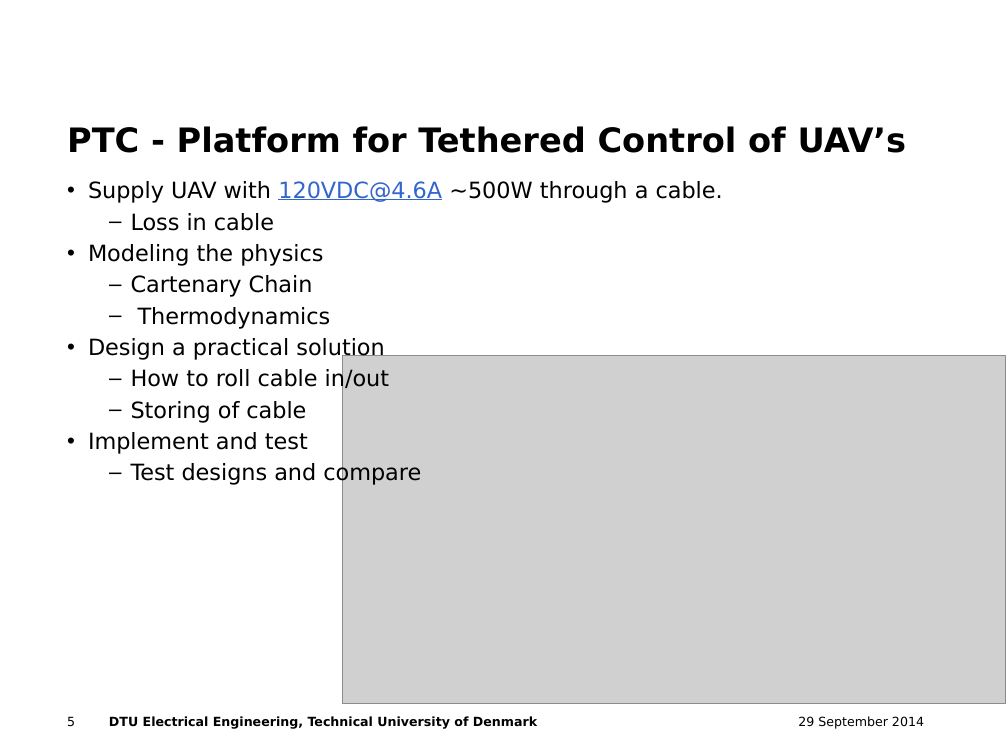
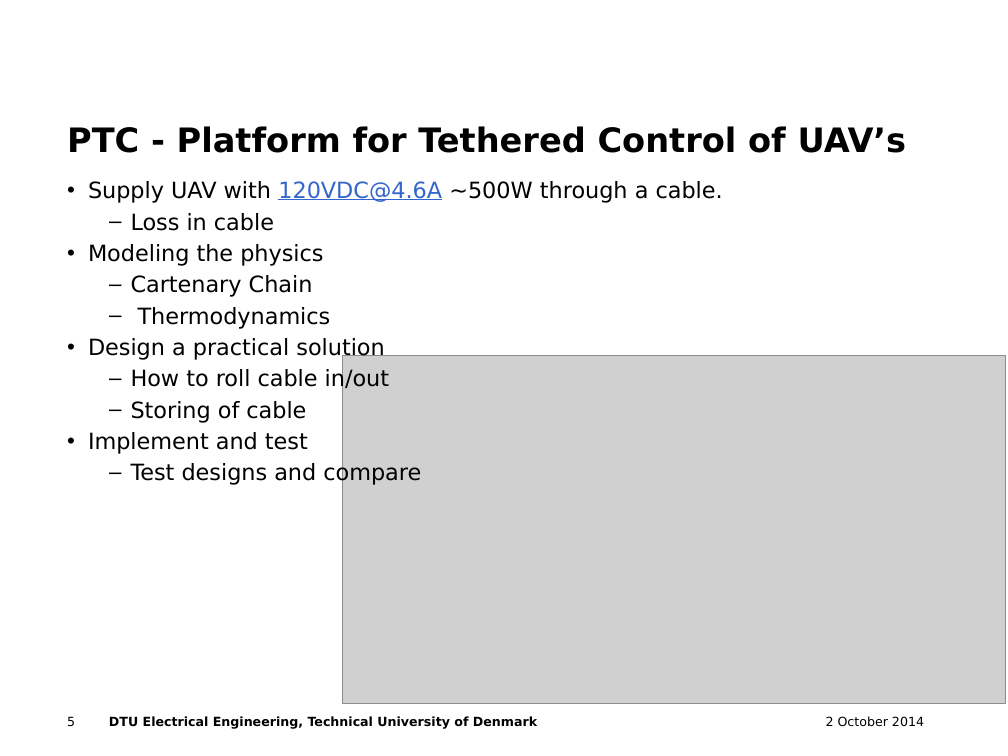
Before and after one commit to savnik/TCUAV, a slide deck: slide 5 of Presentation/2014-10-2 Presentation_AUT.pptx. Drawn at 1008x756 pixels with LibreOffice and Linux fonts; fonts in the diff are those of the drawing; grey boxes stand for pictures; background and template pictures are left out. Boxes give left, top, right and bottom in pixels: in the first picture for what was removed or moved away, otherwise in the second. Text is boxed around its words. In the diff, an @@ line names an element or a change of style, - is before the commit and + after.

```diff
--- a/Presentation/2014-10-2 Presentation_AUT.pptx
+++ b/Presentation/2014-10-2 Presentation_AUT.pptx
@@ text at (x1=826, y1=716, x2=924, y2=727): text changed @@
-29 September 2014
+2 October 2014
```
Also in this commit, not shown: 5 other slides changed, 18 other files.
